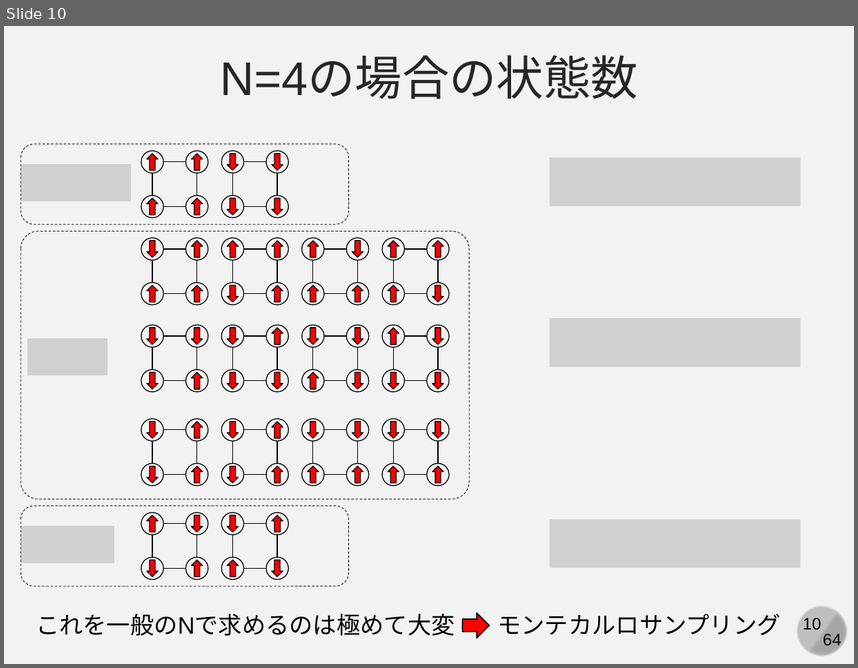
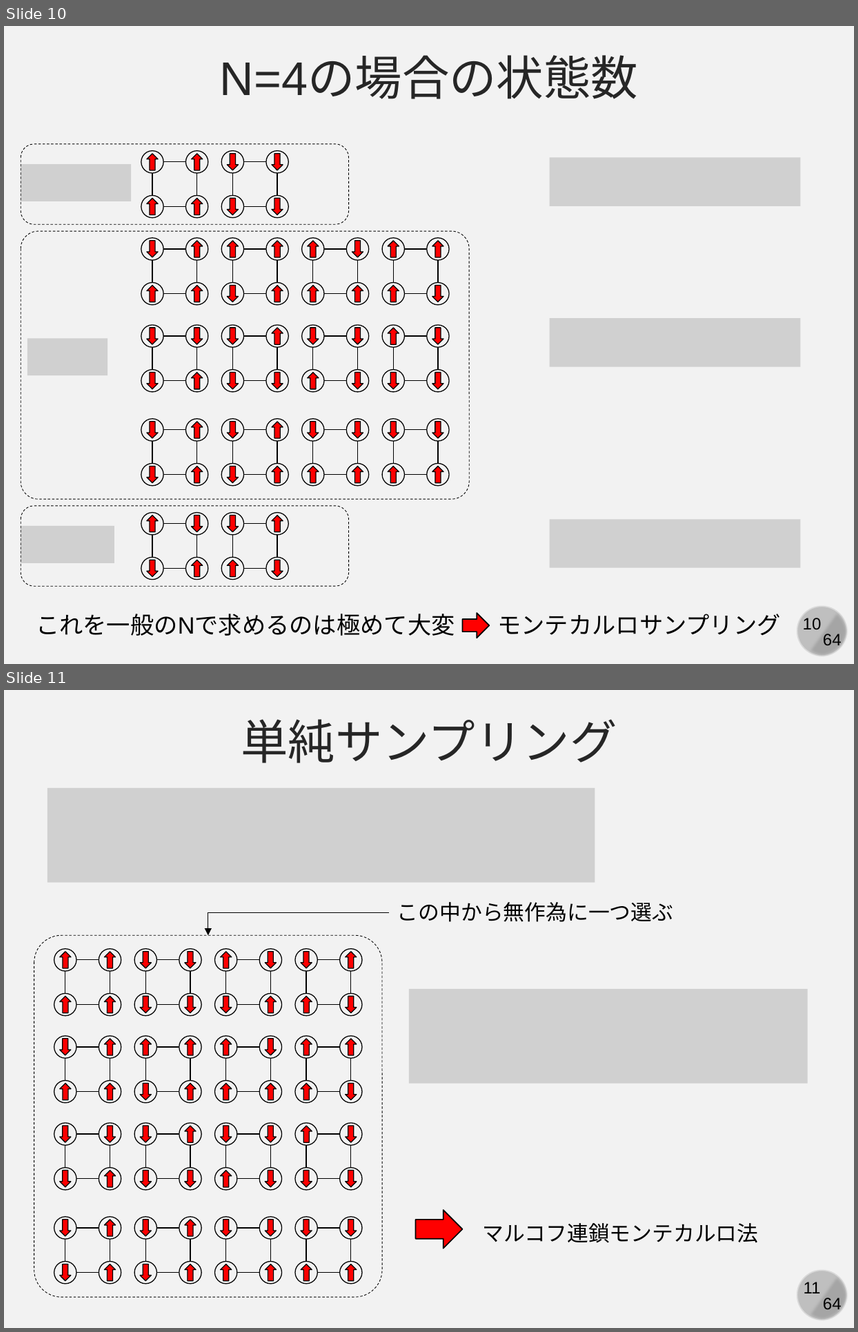
Before and after one commit to kaityo256/simulation_engineering, a slide deck: 04_mc_advanced/simulation04.pptx. Shown one above the other, each under a label of ours: slide 10 before the commit, slides 10 and 11 after it. The pictures are 858x668 and 858x1332 pixels, drawn with LibreOffice and Linux fonts; fonts in the diff are those of the drawing; grey boxes stand for pictures. Boxes give left, top, right and bottom in pixels: in the first picture for what was removed or moved away, otherwise in the second. Text is boxed around its words. In the diff, an @@ line names an element or a change of style, - is before the commit and + after.

Commit message:
updates

```diff
--- a/04_mc_advanced/simulation04.pptx
+++ b/04_mc_advanced/simulation04.pptx
@@ slide 11 added at bbox=[4, 690, 854, 1328], background #F2F2F2; not listed: 4 template elements that a slide beside it also shows @@
@@ text added at bbox=[241, 719, 617, 763], 40 pt, text #262626 @@
+単純サンプリング
@@ picture added at bbox=[47, 788, 595, 882] @@
@@ elbow arrow added from (389, 912) to (208, 935), #000000 0.5 pt @@
@@ text added at bbox=[397, 902, 673, 922], 18 pt, text #000000 @@
+この中から無作為に一つ選ぶ
@@ rounded rectangle added at bbox=[34, 935, 381, 1296], outline #000000 0.5 pt dashed @@
@@ group added at bbox=[135, 949, 201, 1016]: 4 ellipses, 4 down arrows, 4 lines @@
@@ group added at bbox=[296, 949, 362, 1016]: 4 ellipses, 4 down arrows, 4 lines @@
@@ picture added at bbox=[408, 988, 807, 1083] @@
@@ group added at bbox=[54, 949, 121, 1016]: 4 ellipses, 4 down arrows, 4 lines @@
@@ group added at bbox=[215, 949, 282, 1016]: 4 ellipses, 4 down arrows, 4 lines @@
@@ group added at bbox=[54, 1035, 121, 1103]: 4 ellipses, 4 down arrows, 4 lines @@
@@ group added at bbox=[135, 1035, 201, 1103]: 4 ellipses, 4 down arrows, 4 lines @@
@@ group added at bbox=[215, 1035, 282, 1103]: 4 ellipses, 4 down arrows, 4 lines @@
@@ group added at bbox=[296, 1035, 362, 1103]: 4 ellipses, 4 down arrows, 4 lines @@
@@ group added at bbox=[54, 1123, 121, 1189]: 4 ellipses, 4 down arrows, 4 lines @@
@@ group added at bbox=[135, 1123, 201, 1189]: 4 ellipses, 4 down arrows, 4 lines @@
@@ group added at bbox=[215, 1123, 282, 1189]: 4 ellipses, 4 down arrows, 4 lines @@
@@ group added at bbox=[296, 1123, 362, 1189]: 4 ellipses, 4 down arrows, 4 lines @@
@@ group added at bbox=[135, 1216, 201, 1283]: 4 ellipses, 4 down arrows, 4 lines @@
@@ group added at bbox=[296, 1216, 362, 1283]: 4 ellipses, 4 down arrows, 4 lines @@
@@ right arrow added at bbox=[415, 1210, 462, 1248], fill #FF0000, outline #000000 1 pt @@
@@ text added at bbox=[483, 1223, 759, 1243], 18 pt, text #000000 @@
+マルコフ連鎖モンテカルロ法
@@ group added at bbox=[54, 1216, 121, 1283]: 4 ellipses, 4 down arrows, 4 lines @@
@@ group added at bbox=[215, 1216, 282, 1283]: 4 ellipses, 4 down arrows, 4 lines @@
```
Also in this commit, not shown: 1 slide changed, 14 other slides added.
